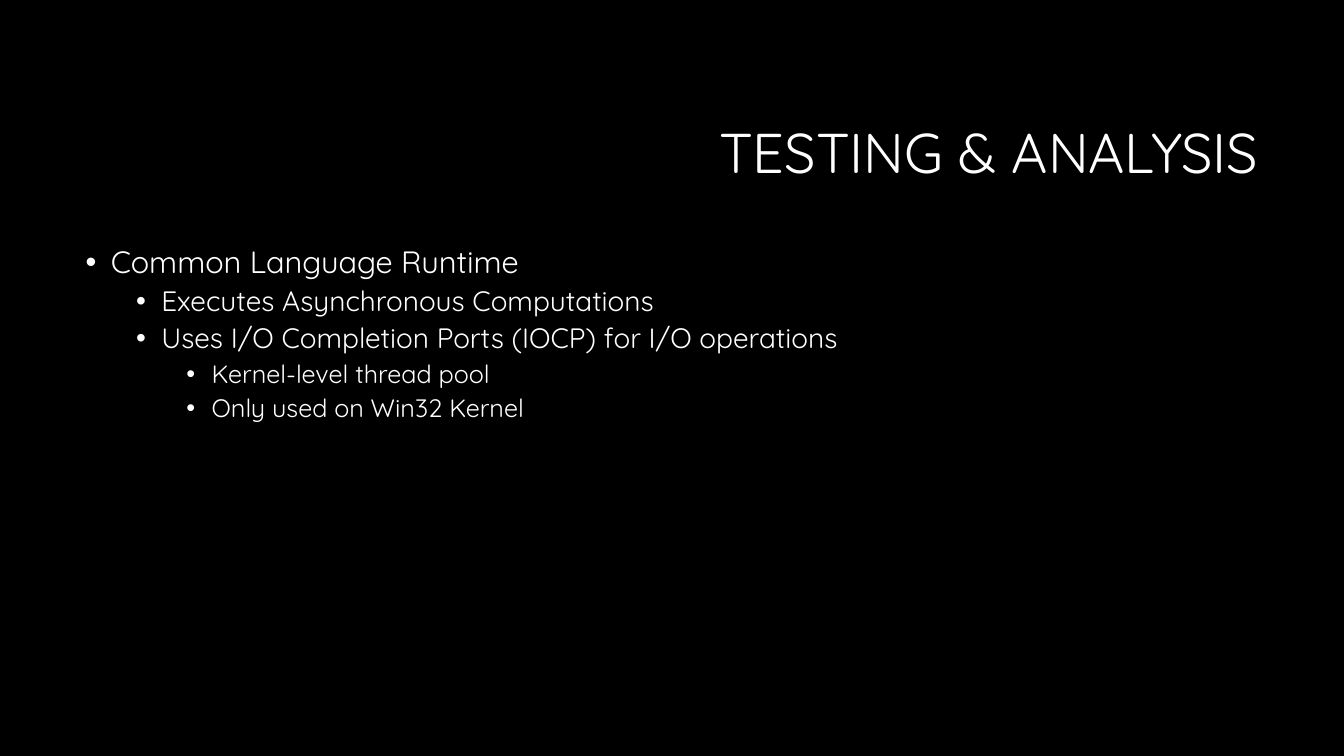
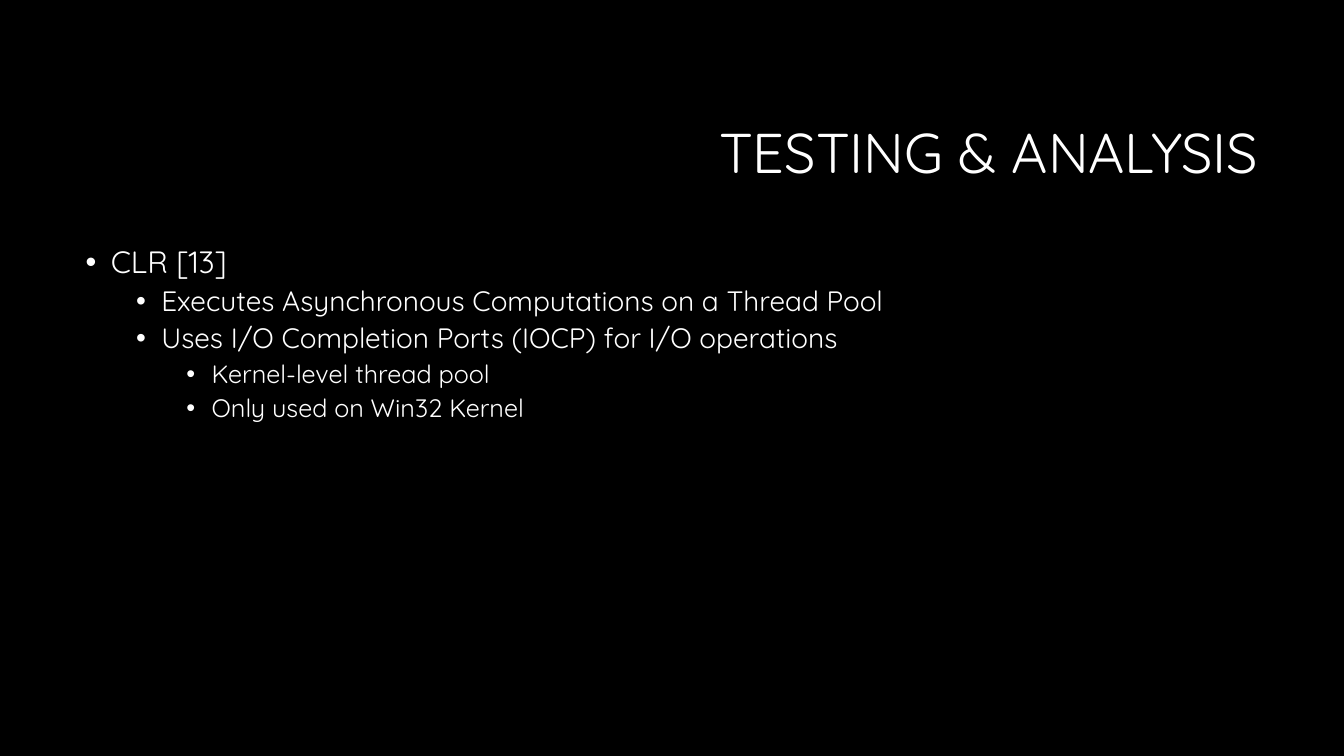
Before and after one commit to czifro-tech/instant-transmission, a slide deck: slide 101 of presentation/Thesis.pptx (slide 91 before the commit). Drawn at 1344x756 pixels with LibreOffice and Linux fonts; fonts in the diff are those of the drawing; background and template pictures are left out. Boxes give left, top, right and bottom in pixels: in the first picture for what was removed or moved away, otherwise in the second. Text is boxed around its words. In the diff, an @@ line names an element or a change of style, - is before the commit and + after.

```diff
--- a/presentation/Thesis.pptx
+++ b/presentation/Thesis.pptx
@@ text at [111,251,883,317]: text changed @@
-• Common Language Runtime
-  • Executes Asynchronous Computations
+• CLR [13]
+  • Executes Asynchronous Computations on a Thread Pool
```
Also in this commit, not shown: 33 other slides changed, 14 slides added, 2 slides removed, 6 other files.
